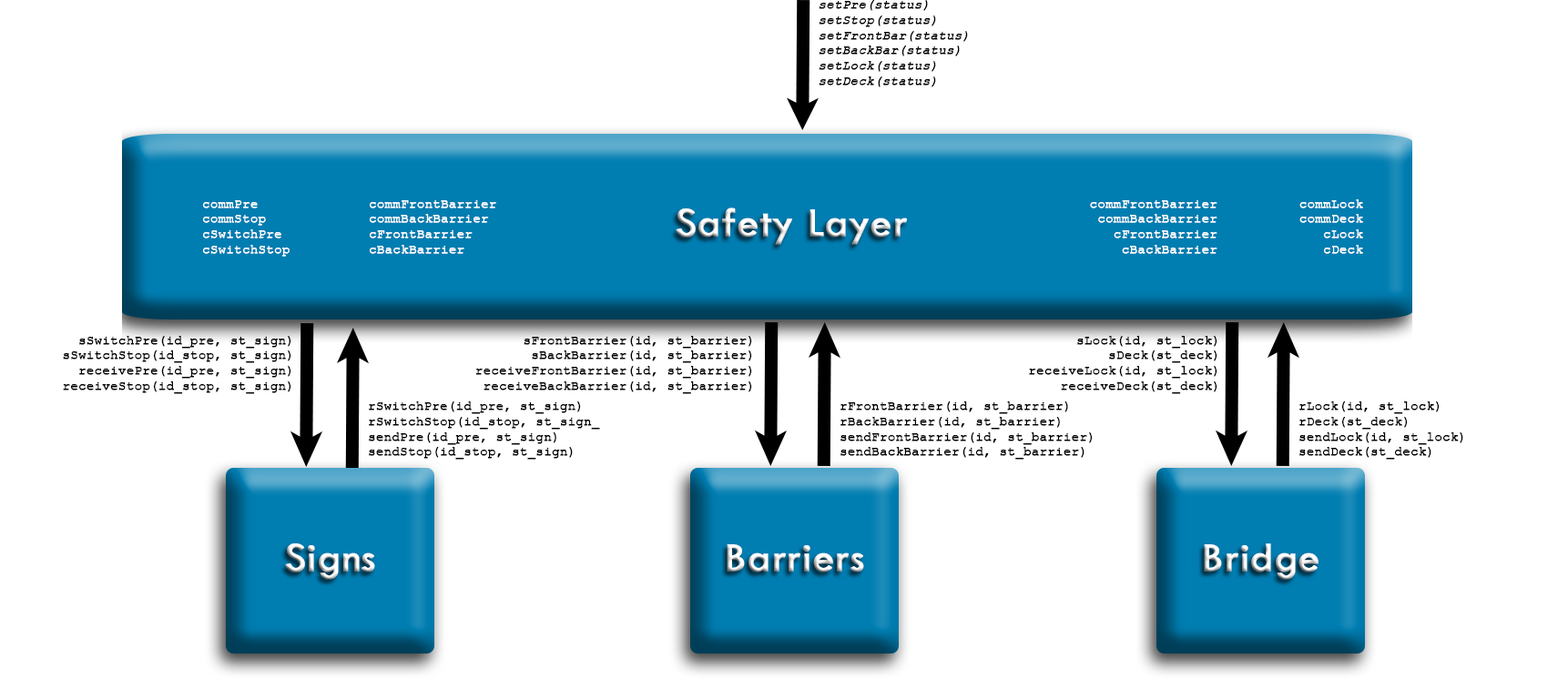
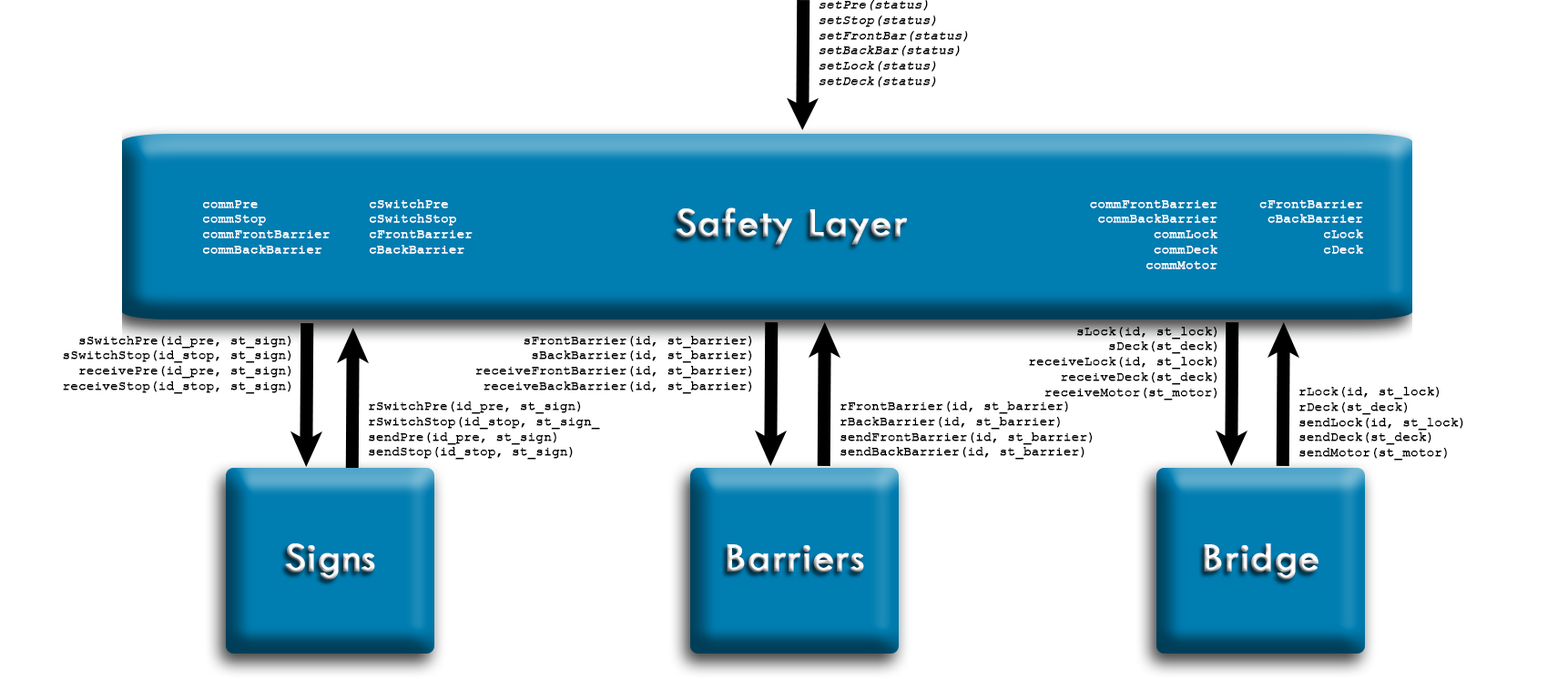
Layers edited between the first and the second 1568×679 image:
painted on "c_signs<->barriers" over [left=376, top=199, right=497, bottom=226]
painted on "comm_signs<->barriers" over [left=210, top=229, right=330, bottom=257]
painted on "c_barriers<->bridge" over [left=1259, top=199, right=1364, bottom=224]
painted on "comm_barriers<->bridge" over [left=1113, top=229, right=1218, bottom=270]
painted on "safety2bridge" (1st of 2) over [left=1028, top=326, right=1218, bottom=401]
painted on "bridge2safety" (1st of 2) over [left=1299, top=386, right=1464, bottom=461]
